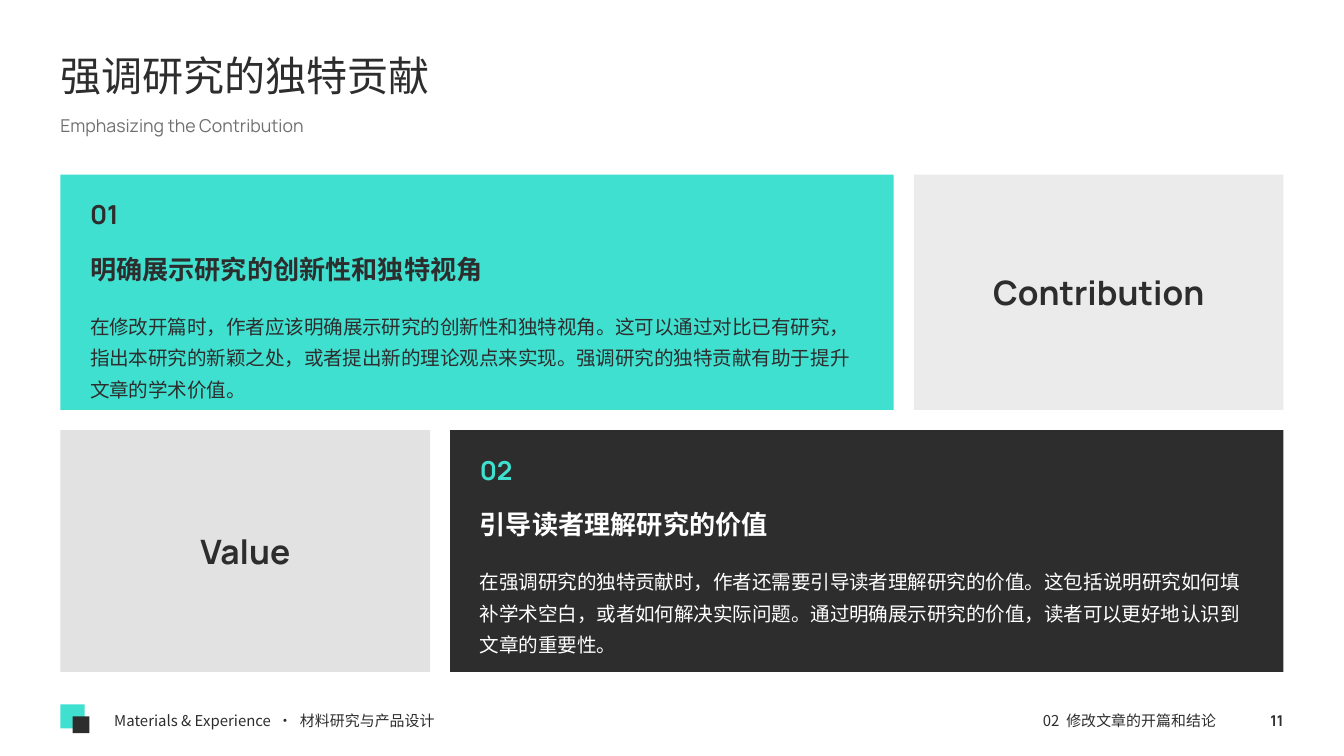
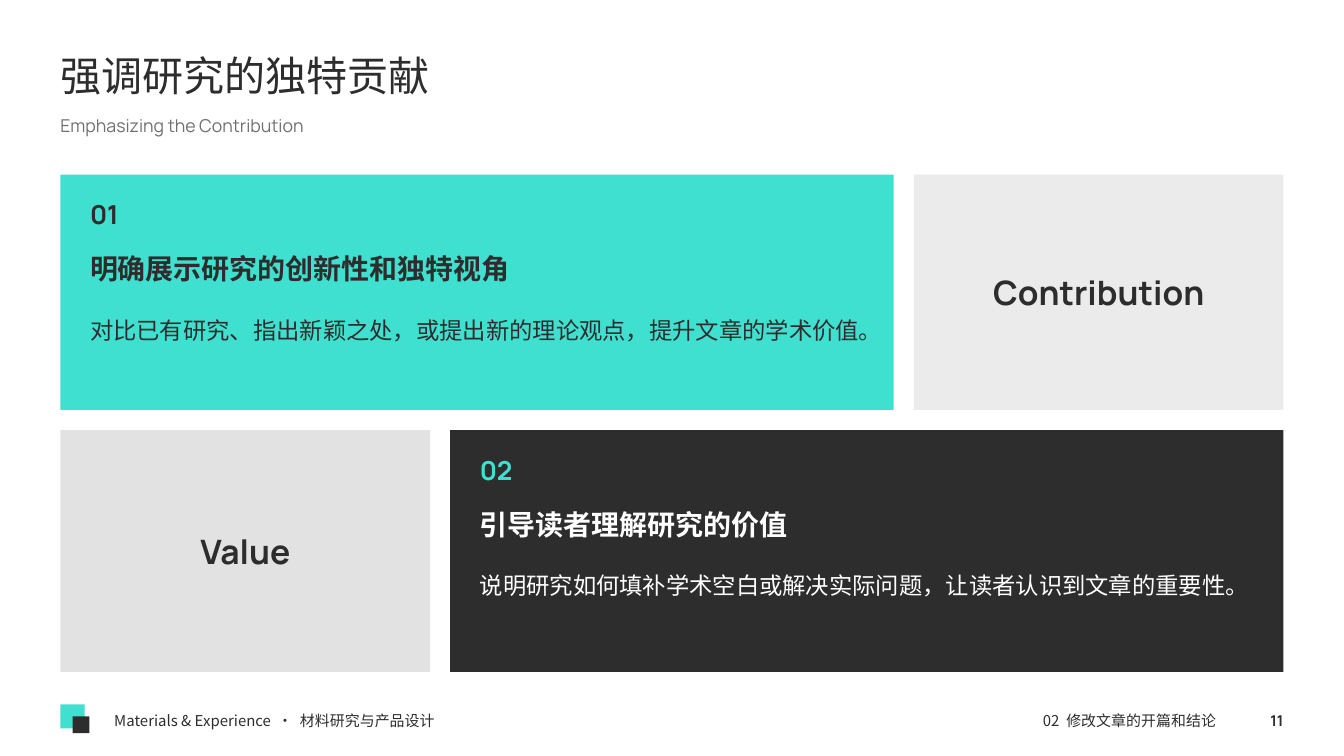
Before and after one commit to memoryzm214/Ericzm214, a slide deck: slide 11 of courses/第3课_学术论文研究背景撰写技巧.pptx. Drawn at 1344x756 pixels with LibreOffice and Linux fonts; fonts in the diff are those of the drawing. Boxes give left, top, right and bottom in pixels: in the first picture for what was removed or moved away, otherwise in the second. Text is boxed around its words. In the diff, an @@ line names an element or a change of style, - is before the commit and + after.

```diff
--- a/courses/第3课_学术论文研究背景撰写技巧.pptx
+++ b/courses/第3课_学术论文研究背景撰写技巧.pptx
@@ text "明确展示研究的创新性和独特视角" at <box>90,255,510,282</box>: size 14 to 15 pt @@
@@ text at <box>90,319,882,341</box>: text changed; size 10.5 to 12.5 pt @@
-在修改开篇时，作者应该明确展示研究的创新性和独特视角。这可以通过对比已有研究，指出本研究的新颖之处，或者提出新的理论观点来实现。强调研究的独特贡献有助于提升文章的学术价值。
+对比已有研究、指出新颖之处，或提出新的理论观点，提升文章的学术价值。
@@ text "引导读者理解研究的价值" at <box>480,511,788,538</box>: size 14 to 15 pt @@
@@ text at <box>480,574,1249,596</box>: text changed; size 10.5 to 12.5 pt @@
-在强调研究的独特贡献时，作者还需要引导读者理解研究的价值。这包括说明研究如何填补学术空白，或者如何解决实际问题。通过明确展示研究的价值，读者可以更好地认识到文章的重要性。
+说明研究如何填补学术空白或解决实际问题，让读者认识到文章的重要性。
```
Also in this commit, not shown: 20 other slides changed.
